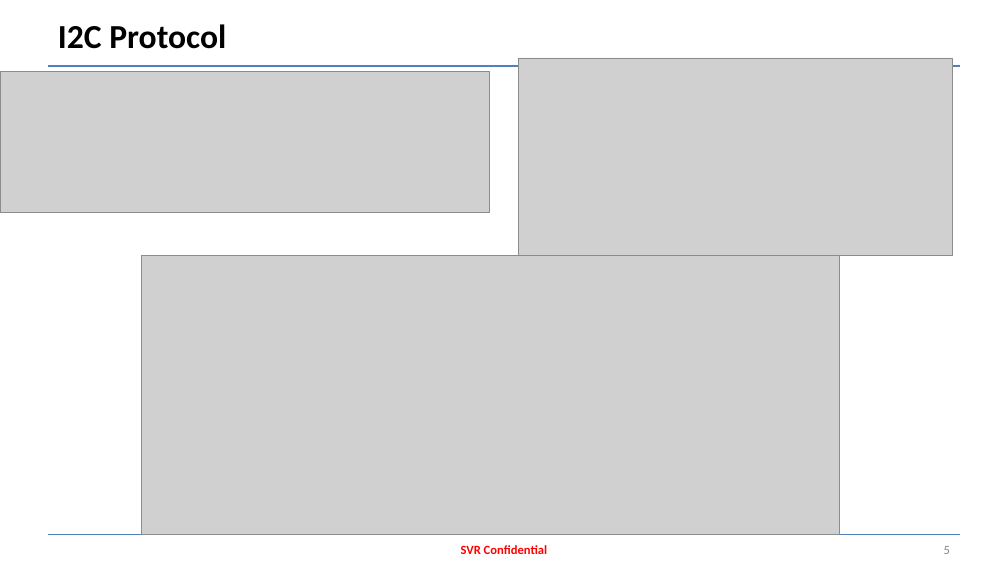
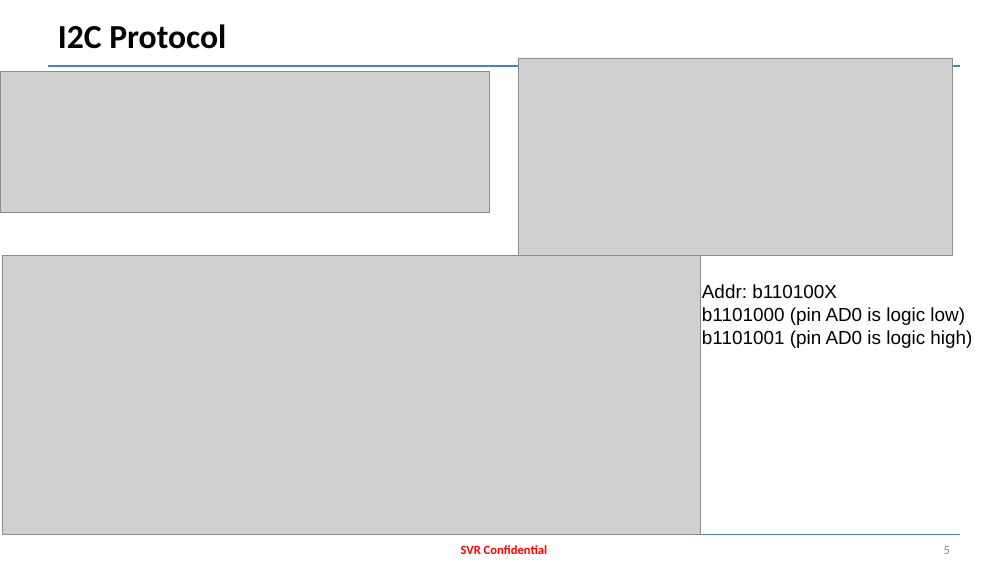
Before and after one commit to dzxxyhlZJU/HW-System, a slide deck: slide 5 of EE/Accel/Accel MPU-6050.pptx. Drawn at 1008x567 pixels with LibreOffice and Linux fonts; fonts in the diff are those of the drawing; grey boxes stand for pictures. Boxes give left, top, right and bottom in pixels: in the first picture for what was removed or moved away, otherwise in the second. Text is boxed around its words. In the diff, an @@ line names an element or a change of style, - is before the commit and + after.

```diff
--- a/EE/Accel/Accel MPU-6050.pptx
+++ b/EE/Accel/Accel MPU-6050.pptx
@@ picture: place and size @@
-picture at [141, 255, 840, 535]
+picture at [2, 255, 701, 535]
@@ text added at [702, 284, 972, 348], 18 pt, text #000000 @@
+Addr: b110100X
+b1101000 (pin AD0 is logic low)
+b1101001 (pin AD0 is logic high)
```
Also in this commit, not shown: 3 other files.
